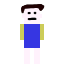
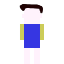
Comparing the layer stacks of the two w=64, h=64 images. Changes:
added layer "Hair Flipped" above "Hair" over (19, 4, 43, 14)
hid "Hair" over (21, 4, 45, 14)
hid "Face" over (27, 11, 37, 21)
